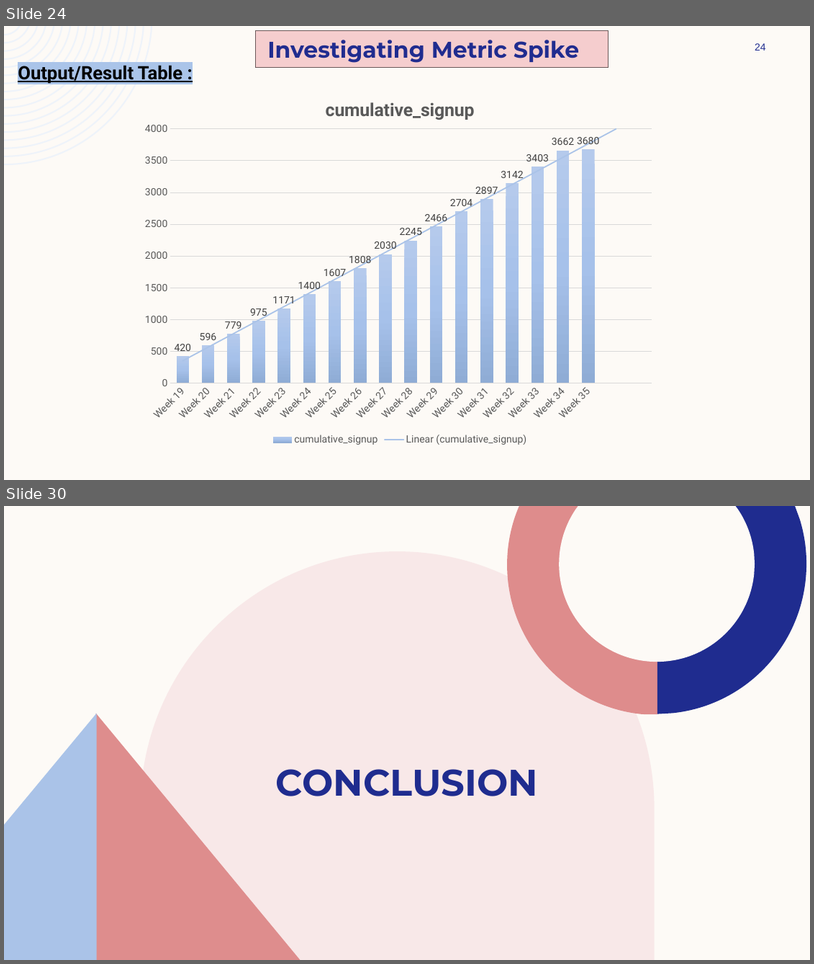
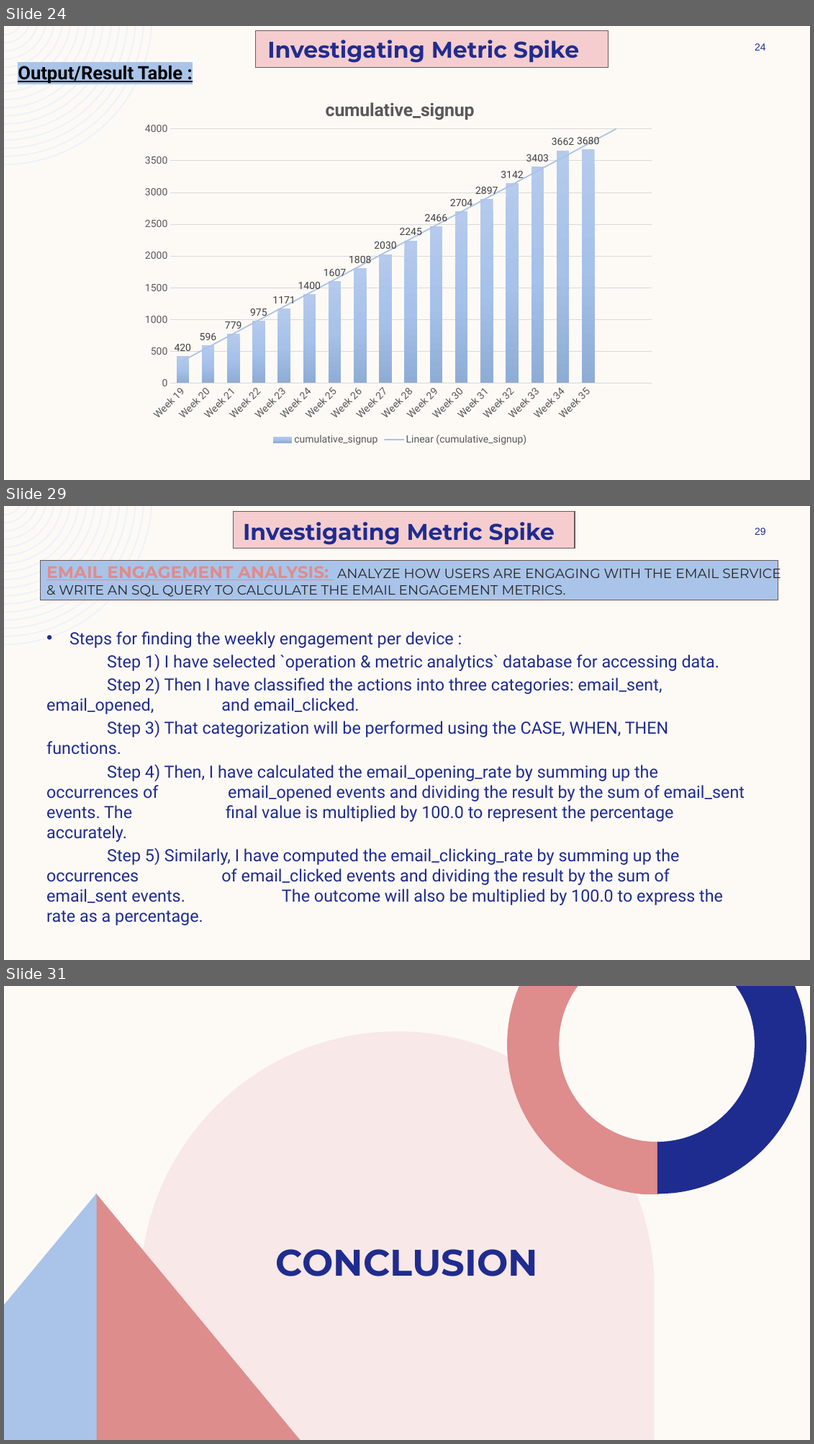
Before and after one commit to ShindeYash/Operation_and_Metric_Analytics, a slide deck: Report - Operation_and_Metric_Analytics.pptx. Shown one above the other, each under a label of ours: slides 24 and 30 before the commit, slides 24, 29 and 31 after it; the slides between them are not shown. The pictures are 814x964 and 814x1444 pixels, drawn with LibreOffice and Linux fonts; fonts in the diff are those of the drawing. Boxes give left, top, right and bottom in pixels: in the first picture for what was removed or moved away, otherwise in the second. Text is boxed around its words. In the diff, an @@ line names an element or a change of style, - is before the commit and + after.

```diff
--- a/Report - Operation_and_Metric_Analytics.pptx
+++ b/Report - Operation_and_Metric_Analytics.pptx
@@ slide 29 added at bbox=[4, 506, 810, 960], background #FDFAF6; not listed: 1 template element that a slide beside it also shows @@
@@ rectangle added at bbox=[233, 512, 575, 548], fill #F5CDCE, outline #6B5A5A 1 pt @@
@@ text added at bbox=[243, 522, 555, 545], 27 pt, text #1F2C8F, bold @@
+Investigating Metric Spike
@@ page number added at bbox=[755, 528, 766, 535], 12 pt, text #1F2C8F @@
+29
@@ rectangle added at bbox=[40, 561, 778, 600], fill #AAC4E9, outline #6B5A5A 1 pt @@
@@ title added at bbox=[46, 564, 782, 597], 16 pt, text #262626 @@
+EMAIL ENGAGEMENT ANALYSIS: ANALYZE HOW USERS ARE ENGAGING WITH THE EMAIL SERVICE & WRITE AN SQL QUERY TO CALCULATE THE EMAIL ENGAGEMENT METRICS.
@@ text added at bbox=[46, 631, 745, 925], 20 pt, text #1F2C8F @@
+• Steps for finding the weekly engagement per device :
+Step 1) I have selected `operation & metric analytics` database for accessing data.
+Step 2) Then I have classified the actions into three categories: email_sent, email_opened, and email_clicked.
+Step 3) That categorization will be performed using the CASE, WHEN, THEN functions.
+Step 4) Then, I have calculated the email_opening_rate by summing up the occurrences of email_opened events and dividing the result by the sum of email_sent events. The final value is multiplied by 100.0 to represent the percentage accurately.
+Step 5) Similarly, I have computed the email_clicking_rate by summing up the occurrences of email_clicked events and dividing the result by the sum of email_sent events. The outcome will also be multiplied by 100.0 to express the rate as a percentage.
@@ what was slide 30 is now slide 31 @@
```
Also in this commit, not shown: 2 slides changed, 4 other slides added, 4 slides removed, 5 other files.
